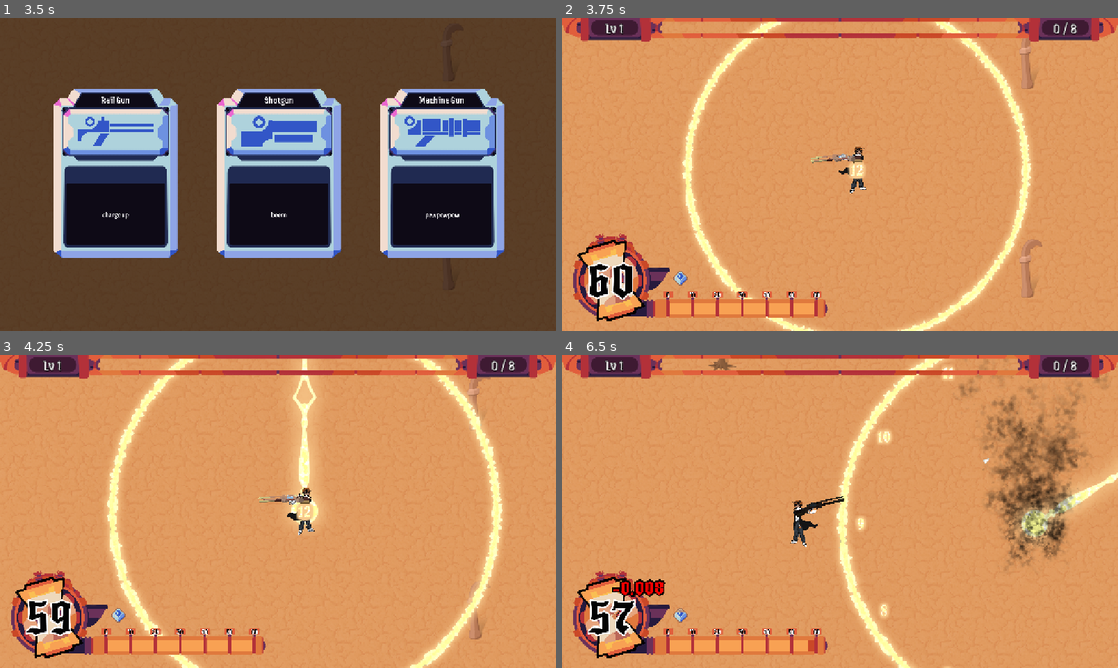
Above: before the commit, frames 1-4 (two rows, left to right).
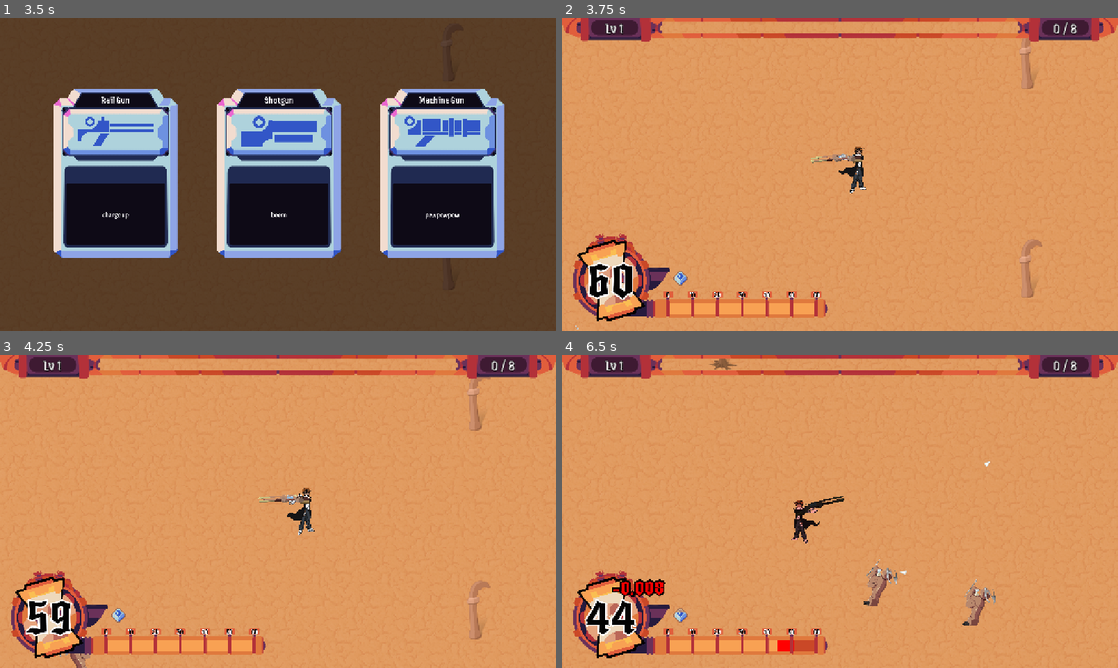
Above: after the commit, the same moments.

Repository: chiefpat450119/GMTK-2026
Game: Godot game, scene res://scenes/main.tscn
Two runs of this game, one before a commit and one after it. Both use one fixed random seed, a clock stepped at 60 frames per second and the inputs below.
Inputs (mouse positions are in pixels of both pictures, inside the frame that each line leads up to):
- Up to frame 1 (3.5 s): tap Enter at 0.5 s; move the mouse to (400, 158) at 0.52 s; hold D (Right) 0.53-1.25 s; tap Shift (Dash) at 0.6 s; click (400, 158) at 0.67 s; drag from (166, 190) to (250, 237) at 1.27 s; click "Play" at 2 s; move the mouse to (333, 105) at 2.77 s; hold D (Right) from 2.78 s (still down); tap U at 2.85 s
- Up to frame 2 (3.75 s): release D (Right) at 3.5 s; click "Rail Gun" at 3.5 s
- Up to frame 3 (4.25 s): no input
- Up to frame 4 (6.5 s): drag from (812, 574) to (673, 464) at 4.27 s; move the mouse to (1006, 558) at 5.02 s; hold A (Left) 5.03-5.75 s; tap Shift (Dash) at 5.1 s; drag from (673, 464) to (1095, 439) at 5.77 s

Frame 1 is identical in both runs. In frame 2, 4.8% of the frame differs, in the area x 2-85%, y 1-100%; in frame 3, 6.7%; in frame 4, 11%, in the area x 4-100%, y 1-100%.

Commit message:
boss wave 20

Diff:
--- a/scenes/entities/enemies/enemy_spawner.tscn
+++ b/scenes/entities/enemies/enemy_spawner.tscn
@@ -39,7 +39,6 @@
 wave_changed_event = ExtResource("3_0okg5")
 enemy_pool = Array[ExtResource("3_6mcpi")]([SubResource("Resource_wqkcr"), SubResource("Resource_p0kws"), SubResource("Resource_dunn1"), SubResource("Resource_6gnc1")])
 boss_spawner = ExtResource("8_eklk0")
-boss_spawn_wave = 0
 metadata/_custom_type_script = "uid://c680wy8q4de83"
 
 [node name="Timer" type="Timer" parent="." unique_id=681572550]
